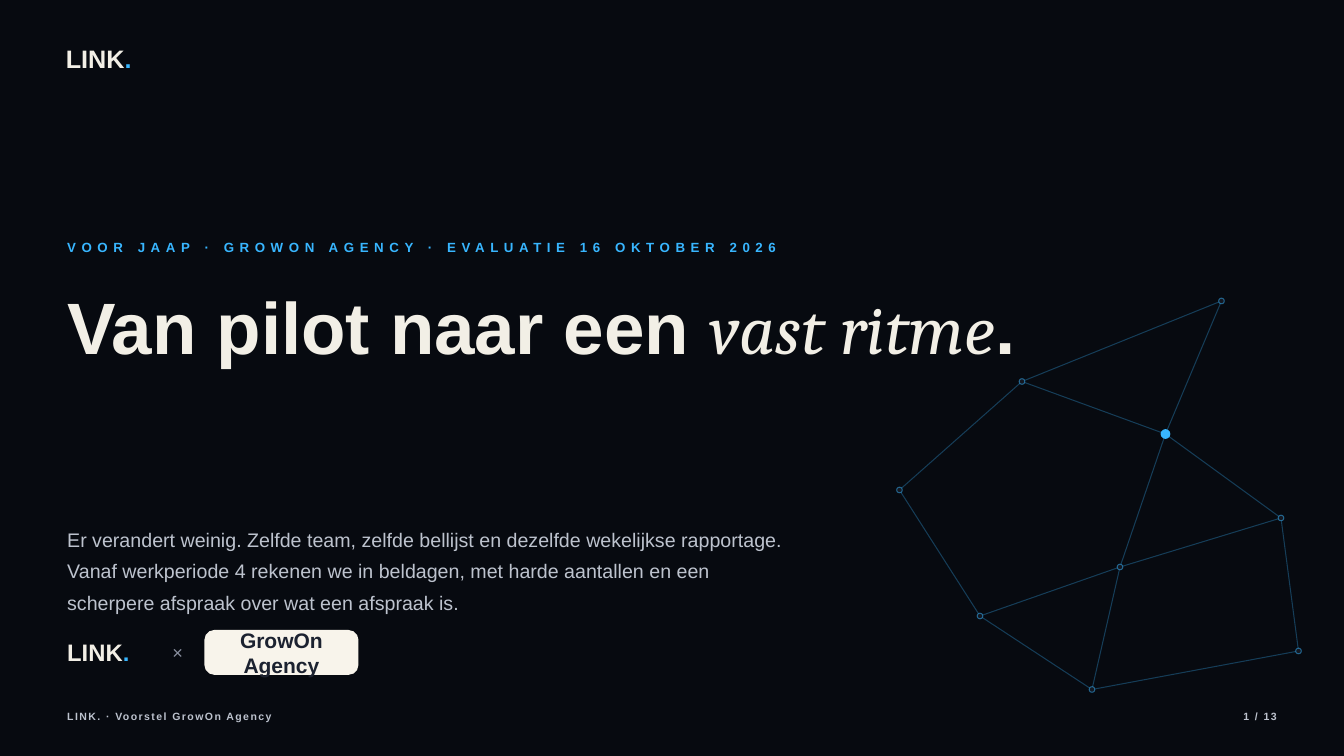
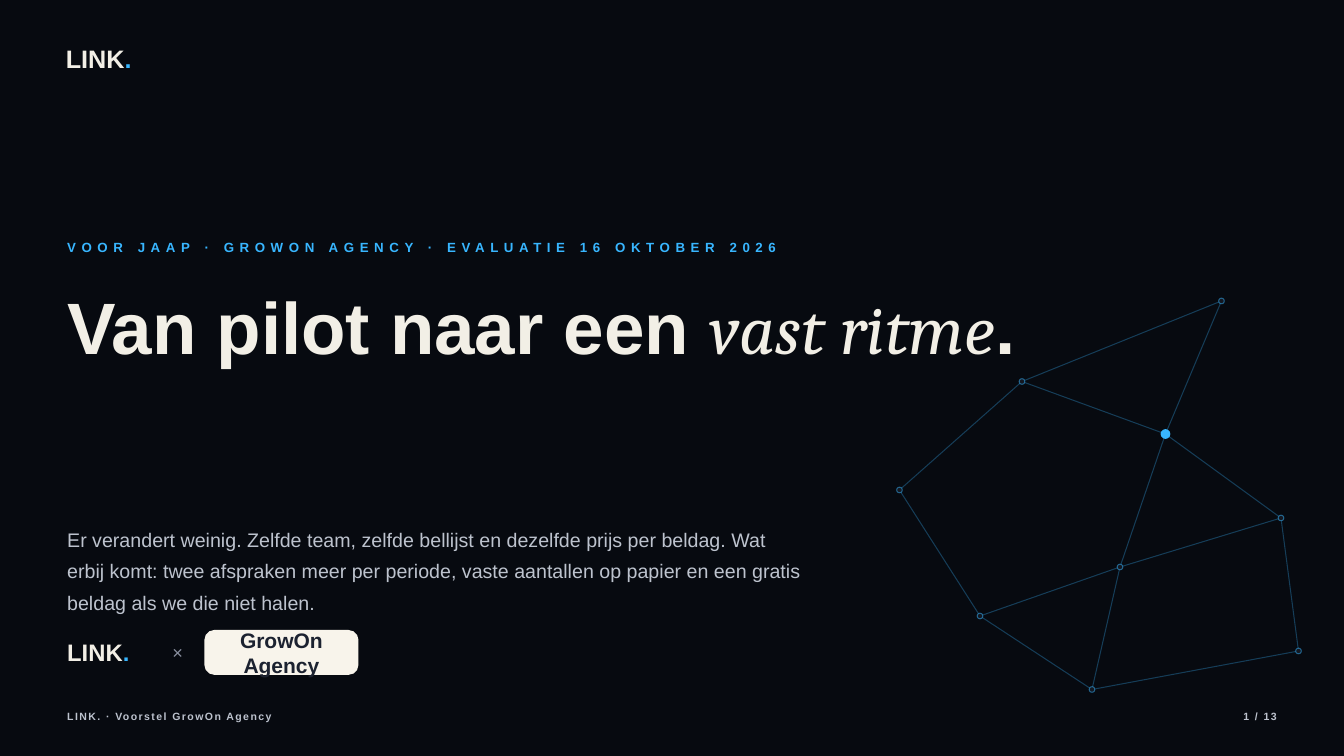
Before and after one commit to hens-lang/Test, a slide deck: slide 1 of output/LINK. voorstel GrowOn Agency.pptx. Drawn at 1344x756 pixels with LibreOffice and Linux fonts; fonts in the diff are those of the drawing. Boxes give left, top, right and bottom in pixels: in the first picture for what was removed or moved away, otherwise in the second. Text is boxed around its words. In the diff, an @@ line names an element or a change of style, - is before the commit and + after.

```diff
--- a/output/LINK. voorstel GrowOn Agency.pptx
+++ b/output/LINK. voorstel GrowOn Agency.pptx
@@ text at (x1=67, y1=532, x2=800, y2=614): text changed @@
-Er verandert weinig. Zelfde team, zelfde bellijst en dezelfde wekelijkse rapportage. Vanaf werkperiode 4 rekenen we in beldagen, met harde aantallen en een scherpere afspraak over wat een afspraak is.
+Er verandert weinig. Zelfde team, zelfde bellijst en dezelfde prijs per beldag. Wat erbij komt: twee afspraken meer per periode, vaste aantallen op papier en een gratis beldag als we die niet halen.
```
Also in this commit, not shown: 4 other slides changed, 8 other files.
